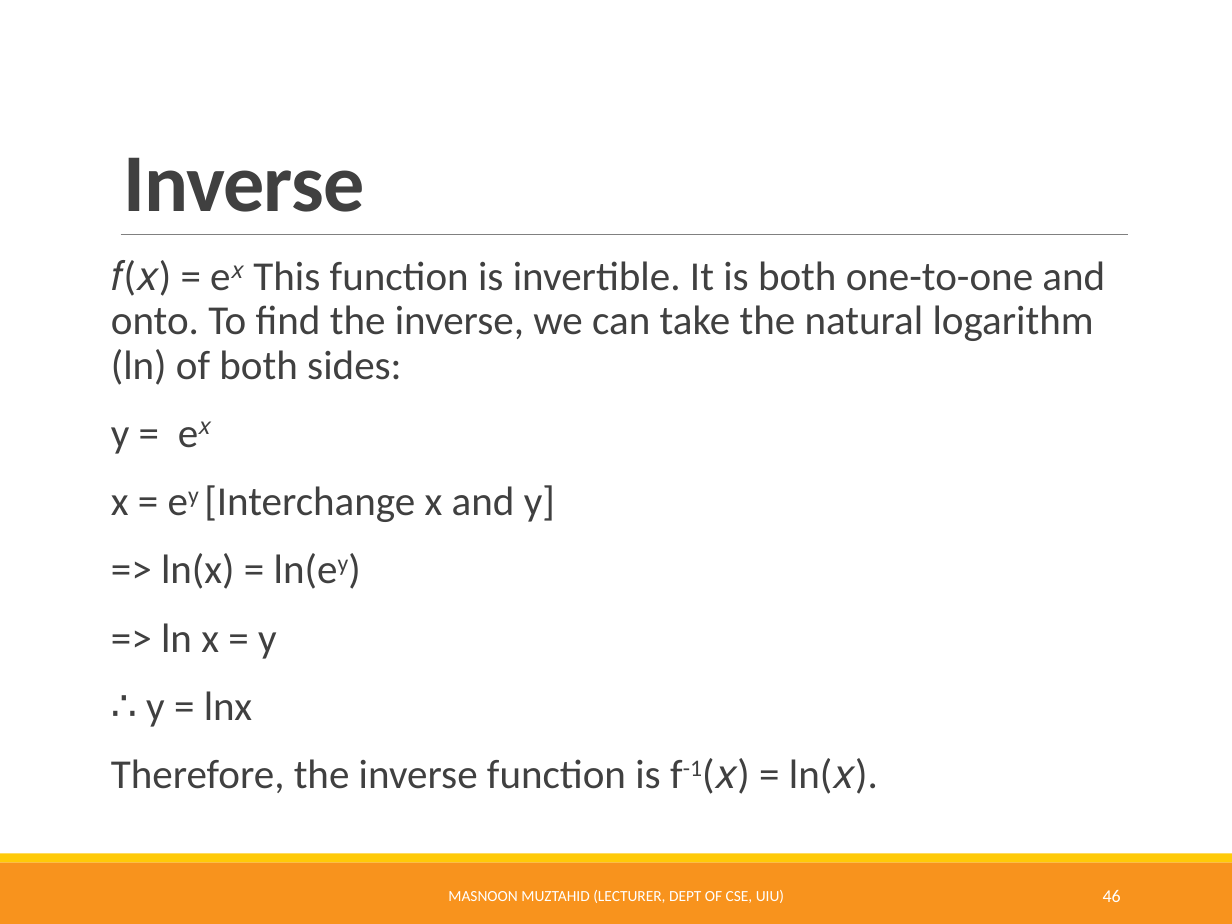
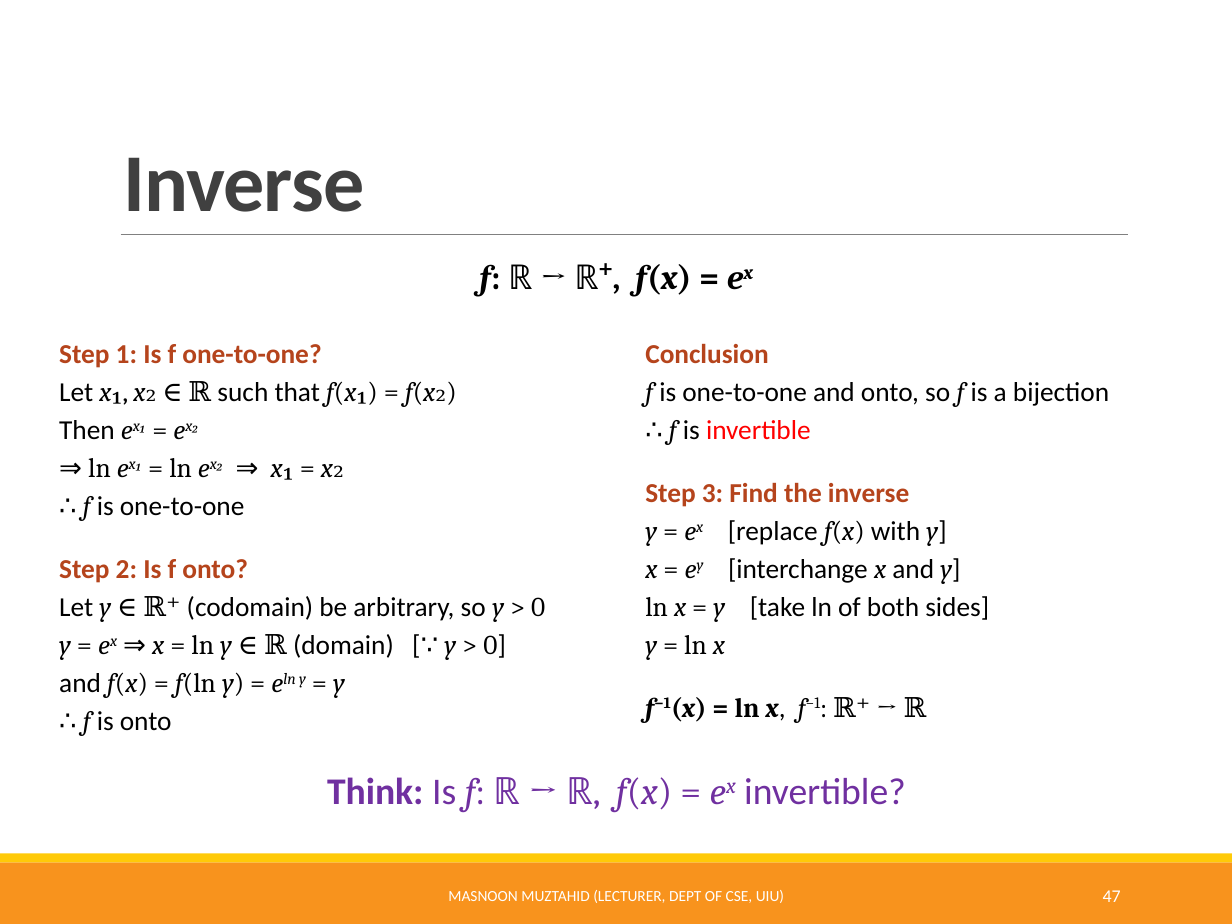
Before and after one commit to Muztahid202/UIU-Discrete_Math_Resources, a slide deck: slide 47 of Functions.pptx (slide 46 before the commit). Drawn at 1232x924 pixels with LibreOffice and Linux fonts; fonts in the diff are those of the drawing. Boxes give left, top, right and bottom in pixels: in the first picture for what was removed or moved away, otherwise in the second. Text is boxed around its words. In the diff, an @@ line names an element or a change of style, - is before the commit and + after.

Commit message:
functions modified-3

```diff
--- a/Functions.pptx
+++ b/Functions.pptx
@@ text removed at (111, 260, 1105, 794) @@
-𝑓(𝑥) = e𝑥 This function is invertible. It is both one-to-one and onto. To find the inverse, we can take the natural logarithm (ln) of both sides:
-y = e𝑥
-x = ey [Interchange x and y]
-=> ln(x) = ln(ey)
-=> ln x = y
-∴ y = lnx
-Therefore, the inverse function is f-1(𝑥) = ln(𝑥).
@@ text added at (480, 263, 692, 296), 20 pt, text #000000, bold @@
+f: ℝ → ℝ⁺, f(x) = ex
@@ text added at (59, 344, 545, 736), 16 pt, text #000000 @@
+Step 1: Is f one-to-one?
+Let x₁, x₂ ∈ ℝ such that f(x₁) = f(x₂)
+Then ex₁ = ex₂
+⇒ ln ex₁ = ln ex₂ ⇒ x₁ = x₂
+∴ f is one-to-one
+Step 2: Is f onto?
+Let y ∈ ℝ⁺ (codomain) be arbitrary, so y > 0
+y = ex ⇒ x = ln y ∈ ℝ (domain) [∵ y > 0]
+and f(x) = f(ln y) = eln y = y
+∴ f is onto
@@ text added at (645, 343, 1109, 723), 16 pt, text #000000 @@
+Conclusion
+f is one-to-one and onto, so f is a bijection
+∴ f is invertible
+Step 3: Find the inverse
+y = ex [replace f(x) with y]
+x = ey [interchange x and y]
+ln x = y [take ln of both sides]
+y = ln x
+f−1(x) = ln x, f−1: ℝ⁺ → ℝ
@@ text added at (327, 777, 906, 812), 22 pt, text #7030A0 @@
+Think: Is f: ℝ → ℝ, f(x) = ex invertible?
@@ page number at (1103, 890, 1121, 902): text changed @@
-46
+47
```
Also in this commit, not shown: 4 other slides changed, 5 slides added, 1 slide removed.
